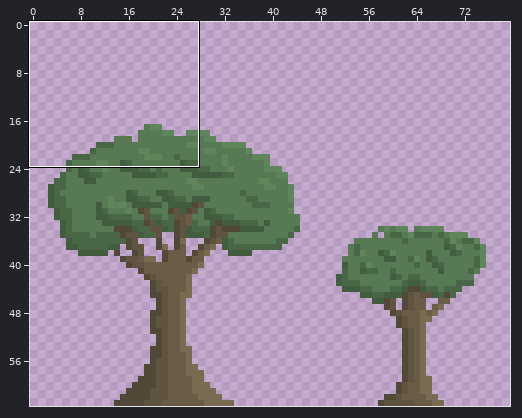
Sprite sheet: assets/environment.png. The first picture is a wide view before the edit; the outline marks the close-up.
Close-up. The starting point:
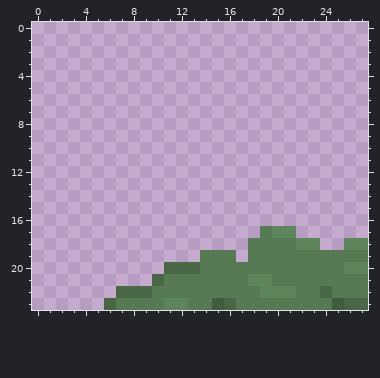
The file is 128x64 pixels. Pixels under 10% opacity are left out. Shown: x 0..27, y 0..23. The old version is drawn lined up with the new one. The wide view leaves out empty margins.
Now the later version:
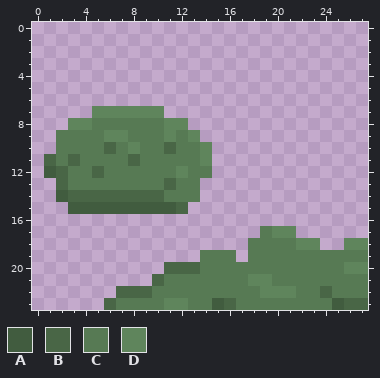
Palette (. is transparent): A #415c3f  B #496646  C #577a54  D #5f855c
Edits made:
whole drawing moved by +0,+16 (the old picture is shown already moved)
The edit adds colour A in row 12 at x 1; in row 14 at x 2; in row 15 at x 3 to 11.
The edit adds colour B in row 10 at x 6 and 11; in row 11 at x 1, 3 and 8; in row 12 at x 2 and 5; in row 13 at x 2 and 11; in row 14 at x 3 to 10; in row 15 at x 12.
The edit adds colour C in row 8 at x 5 to 10; in row 9 at x 2 to 5, 8 to 10 and 12; in row 10 at x 2 to 5, 7, 9 to 10 and 12 to 13; in row 11 at x 2, 4 to 7 and 9 to 13; in row 12 at x 3 to 4, 6 to 11 and 13 to 14; in row 13 at x 3 to 10 and 12 to 13.
The edit adds colour C in row 14 at x 11 to 13.
The edit adds colour D in row 7 at x 5 to 10; in row 8 at x 3 to 4 and 11 to 12; in row 9 at x 6 to 7, 11 and 13; in row 10 at x 8 and 14; in row 11 at x 14; in row 12 at x 12.
Changed places in both close-ups, as pixel boxes (x1, y1, x2, y2):
added: (44, 106, 212, 214)
